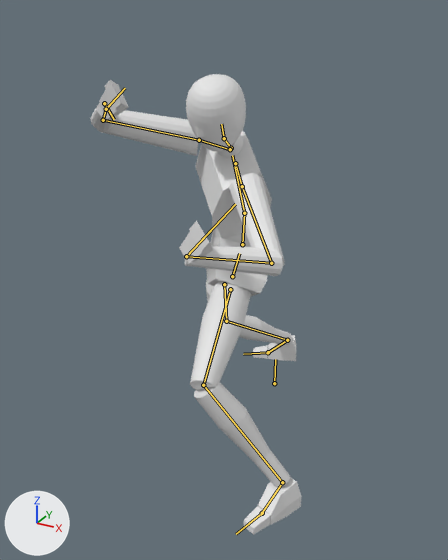
Before and after pictures for a commit that changed the glTF model resources/model/player/Player_Simple.gltf.
Both versions are drawn from a 50 mm camera at (1.04, -2.42, 1.71) aimed at (-0.12, -0.31, 0.66). The axes (+X, +Y, +Z) are drawn at lower left. The lights are the same throughout. The older version comes first. Both versions are drawn at frame 14 of the action 'Gaurd'; the numbers are the values there. The bones that change, and the others that lie on the model, are drawn over the model as lines.

Names of what the first picture shows: 'Body'.
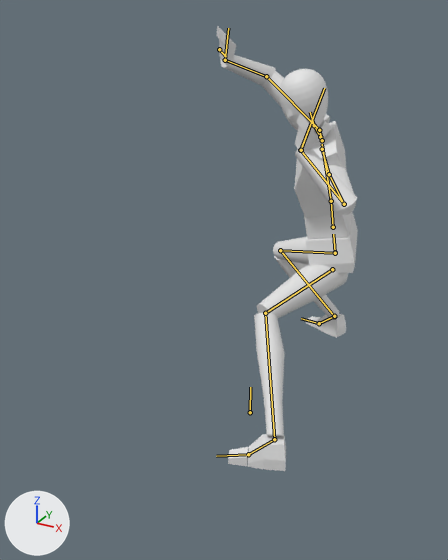
What the commit changed:
Bone 'Root' (bone_root) moves from (0.0, 0.0, 0.0) to (0.001, 0.0, 0.275).
Bone 'Hips' (bone_hips) moves from (0.0, -0.333, 0.465) to (0.199, -0.406, -0.438).
Bone 'Hips' (bone_hips) turns from (-41, -50, 27) to (29, -73, -23) degrees about its own x, y and z.
Bone 'UpperLeg.L' (bone_upperleg_l) turns from (-3, -38, -37) to (-51, -32, -48) degrees about its own x, y and z.
Bone 'LowerLeg.L' (bone_lowerleg_l) turns from (64, 4, -6) to (46, 2, -5) degrees about its own x, y and z.
Bone 'Foot.L' (bone_foot_l) turns from (-15, 1, 38) to (1, -20, 49) degrees about its own x, y and z.
Bone 'UpperLeg.R' (bone_upperleg_r) turns from (18, -16, 58) to (-61, 31, 21) degrees about its own x, y and z.
Bone 'LowerLeg.R' (bone_lowerleg_r) turns from (26, -1, 3) to (82, -6, 7) degrees about its own x, y and z.
Bone 'Foot.R' (bone_foot_r) turns from (-39, 22, -42) to (-18, 15, -33) degrees about its own x, y and z.
Bone 'LowerBody' (bone_lowerbody) turns from (15, 5, -13) to (0, 0, 0) degrees about its own x, y and z.
Bone 'UpperBody' (bone_upperbody) turns from (17, 7, -24) to (3, 4, -6) degrees about its own x, y and z.
Bone 'Neck' (bone_neck) turns from (20, 31, -4) to (19, 18, -3) degrees about its own x, y and z.
Bone 'Head' (bone_head) turns from (-20, 6, -3) to (-16, 29, -1) degrees about its own x, y and z.
Bone 'Shoulder.L' (bone_shoulder_l) turns from (6, -10, 8) to (-14, 3, -24) degrees about its own x, y and z.
Bone 'UpperArm.L' (bone_upperarm_l) turns from (-2, 20, -16) to (-6, -39, 36) degrees about its own x, y and z.
Bone 'LowerArm.L' (bone_lowerarm_l) turns from (81, -30, 35) to (100, -41, 35) degrees about its own x, y and z.
Bone 'Hand.L' (bone_hand_l) turns from (-42, 40, 87) to (-68, 18, 21) degrees about its own x, y and z.
Bone 'Shoulder.R' (bone_shoulder_r) turns from (63, 8, -7) to (9, 2, -14) degrees about its own x, y and z.
Bone 'UpperArm.R' (bone_upperarm_r) turns from (24, 16, 13) to (43, 27, -17) degrees about its own x, y and z.
Bone 'LowerArm.R' (bone_lowerarm_r) turns from (74, 26, -34) to (52, 13, -27) degrees about its own x, y and z.
Bone 'Hand.R' (bone_hand_r) turns from (4, -27, -30) to (-34, 15, -66) degrees about its own x, y and z.

What differs and where, as boxes [x1, y1, x2, y2] in the pictures (448 x 560 px):
'Body', posed (33% narrower)
    before: [90, 74, 301, 535]
    after: [217, 26, 358, 471]
bone 'Root', root to tip
    before: (274, 383) to (275, 359)
    after: (250, 412) to (250, 387)
bone 'Hips', root to tip
    before: (232, 276) to (239, 253)
    after: (335, 252) to (333, 234)
bone 'UpperLeg.L', root to tip
    before: (230, 289) to (203, 385)
    after: (332, 269) to (265, 313)
bone 'LowerLeg.L', root to tip
    before: (203, 385) to (282, 482)
    after: (265, 313) to (274, 439)
bone 'Foot.L', root to tip
    before: (282, 482) to (262, 513)
    after: (274, 439) to (248, 454)
bone 'UpperLeg.R', root to tip
    before: (224, 284) to (226, 321)
    after: (335, 253) to (280, 250)
bone 'LowerLeg.R', root to tip
    before: (226, 321) to (287, 340)
    after: (280, 250) to (334, 316)
bone 'Foot.R', root to tip
    before: (287, 340) to (268, 352)
    after: (334, 316) to (319, 323)
bone 'LowerBody', root to tip
    before: (242, 244) to (244, 213)
    after: (333, 227) to (331, 201)
bone 'UpperBody', root to tip
    before: (244, 213) to (232, 155)
    after: (331, 201) to (322, 144)
bone 'Neck', root to tip
    before: (231, 148) to (224, 138)
    after: (320, 137) to (314, 125)
bone 'Head', root to tip
    before: (224, 138) to (221, 124)
    after: (314, 125) to (310, 112)
bone 'Shoulder.L', root to tip
    before: (235, 163) to (242, 186)
    after: (322, 149) to (329, 174)
bone 'UpperArm.L', root to tip
    before: (242, 186) to (271, 263)
    after: (329, 174) to (344, 204)
bone 'LowerArm.L', root to tip
    before: (271, 263) to (186, 256)
    after: (344, 204) to (300, 150)
bone 'Hand.L', root to tip
    before: (186, 256) to (235, 204)
    after: (300, 150) to (324, 88)
bone 'Shoulder.R', root to tip
    before: (230, 149) to (199, 140)
    after: (322, 140) to (319, 130)
bone 'UpperArm.R', root to tip
    before: (199, 140) to (103, 120)
    after: (319, 130) to (266, 76)
bone 'LowerArm.R', root to tip
    before: (103, 120) to (106, 109)
    after: (266, 76) to (225, 60)
bone 'Hand.R', root to tip
    before: (106, 109) to (114, 100)
    after: (225, 60) to (226, 46)
